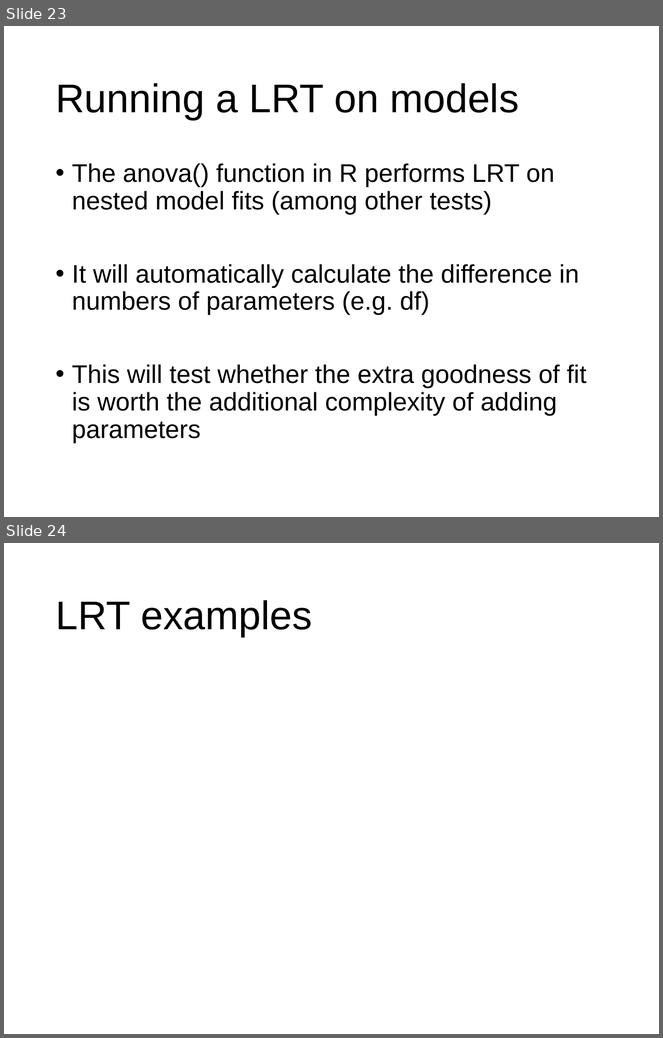
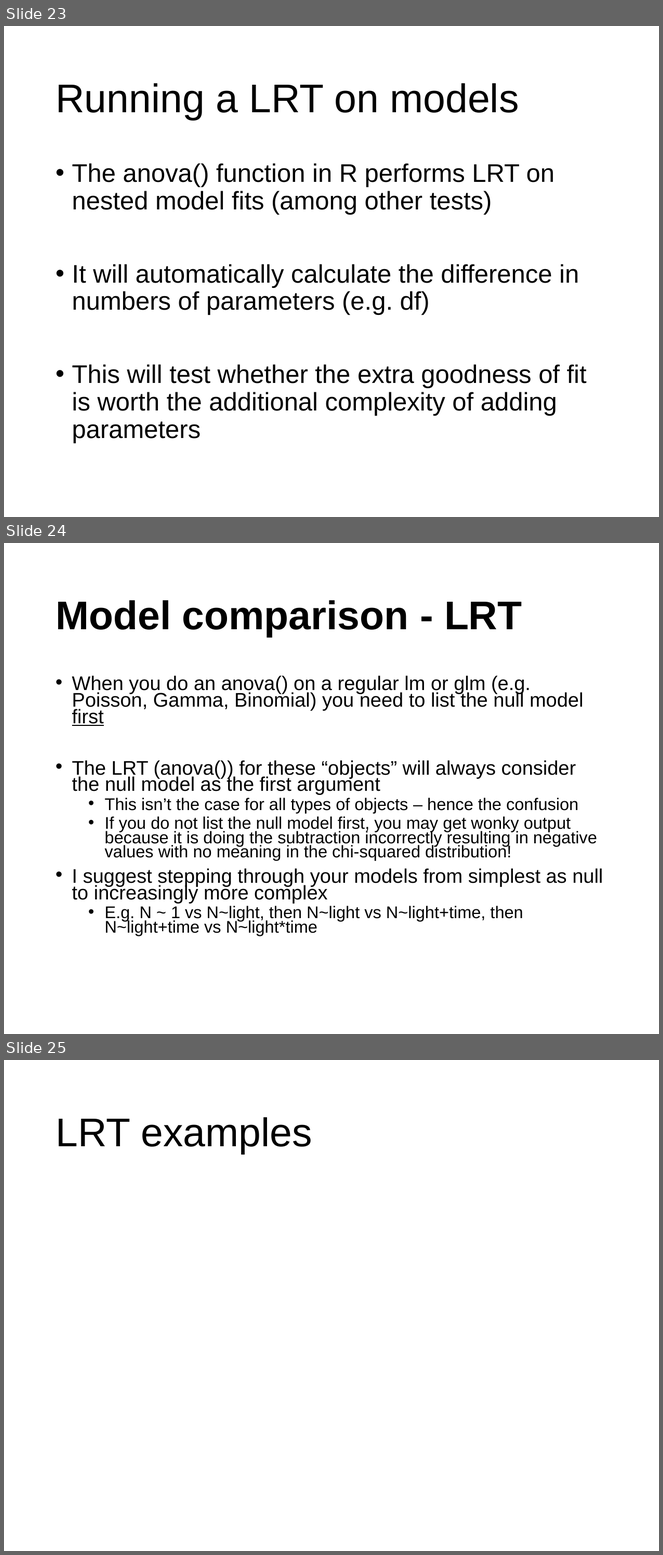
Before and after one commit to VTQuantMethodsEEB/klangwig, a slide deck: lectures/le111_model_selection.pptx. Shown one above the other, each under a label of ours: slides 23 and 24 before the commit, slides 23, 24 and 25 after it. The pictures are 663x1038 and 663x1555 pixels, drawn with LibreOffice and Linux fonts; fonts in the diff are those of the drawing. Boxes give left, top, right and bottom in pixels: in the first picture for what was removed or moved away, otherwise in the second. Text is boxed around its words. In the diff, an @@ line names an element or a change of style, - is before the commit and + after.

```diff
--- a/lectures/le111_model_selection.pptx
+++ b/lectures/le111_model_selection.pptx
@@ slide 24 added at box(4, 543, 659, 1034), background #FFFFFF @@
@@ title added at box(55, 600, 522, 637), 44 pt, text #000000, bold @@
+Model comparison - LRT
@@ text added at box(72, 676, 603, 936), 18.6 pt, text #000000 @@
+• When you do an anova() on a regular lm or glm (e.g. Poisson, Gamma, Binomial) you need to list the null model first
+• The LRT (anova()) for these “objects” will always consider the null model as the first argument
+  • This isn’t the case for all types of objects – hence the confusion
+  • If you do not list the null model first, you may get wonky output because it is doing the subtraction incorrectly resulting in negative values with no meaning in the chi-squared distribution!
+• I suggest stepping through your models from simplest as null to increasingly more complex
+  • E.g. N ~ 1 vs N~light, then N~light vs N~light+time, then N~light+time vs N~light*time
@@ what was slide 24 is now slide 25 @@
```
Also in this commit, not shown: 3 other files.
